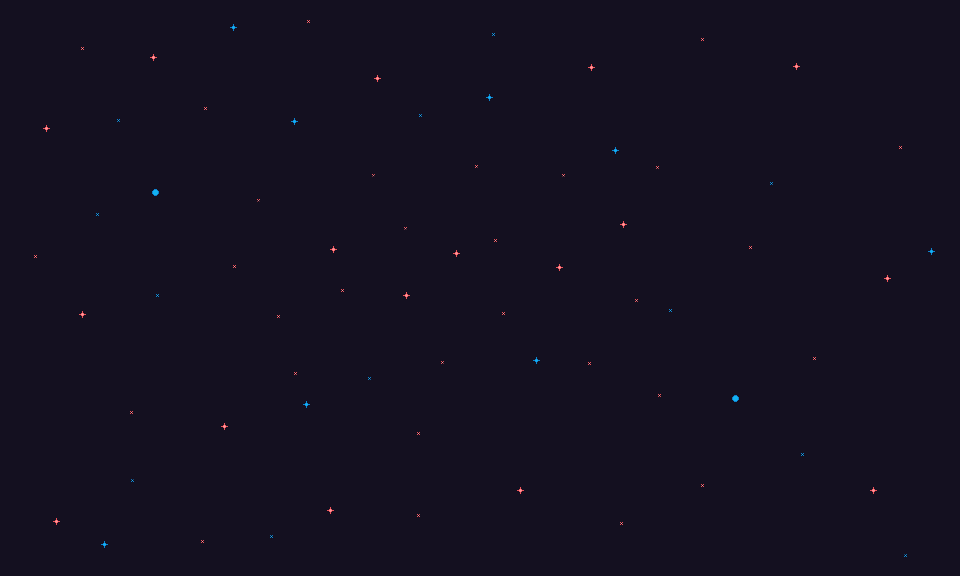
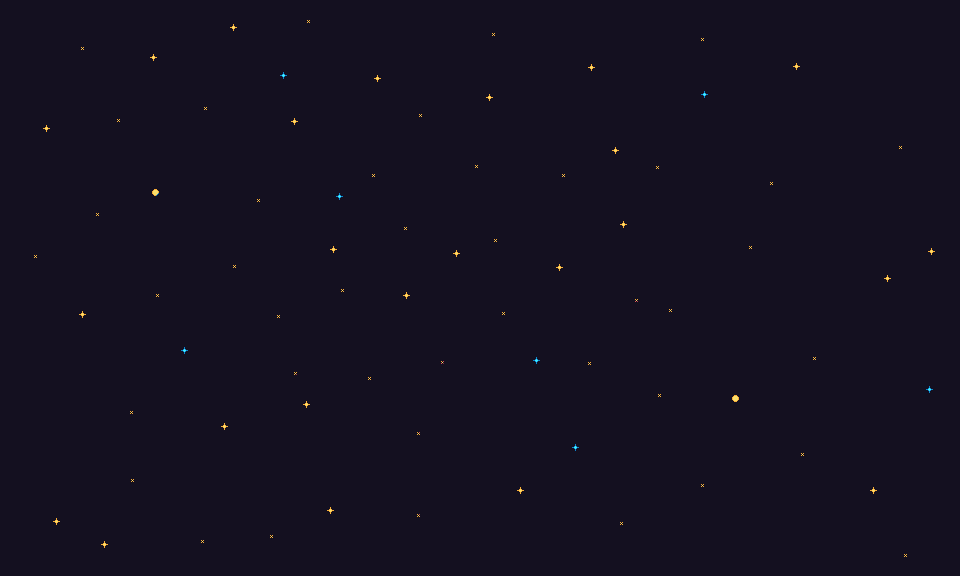
Layered file, before and after one edit (960x576). Changes by layer:
painted on "Stars" over [left=34, top=20, right=935, bottom=557]
